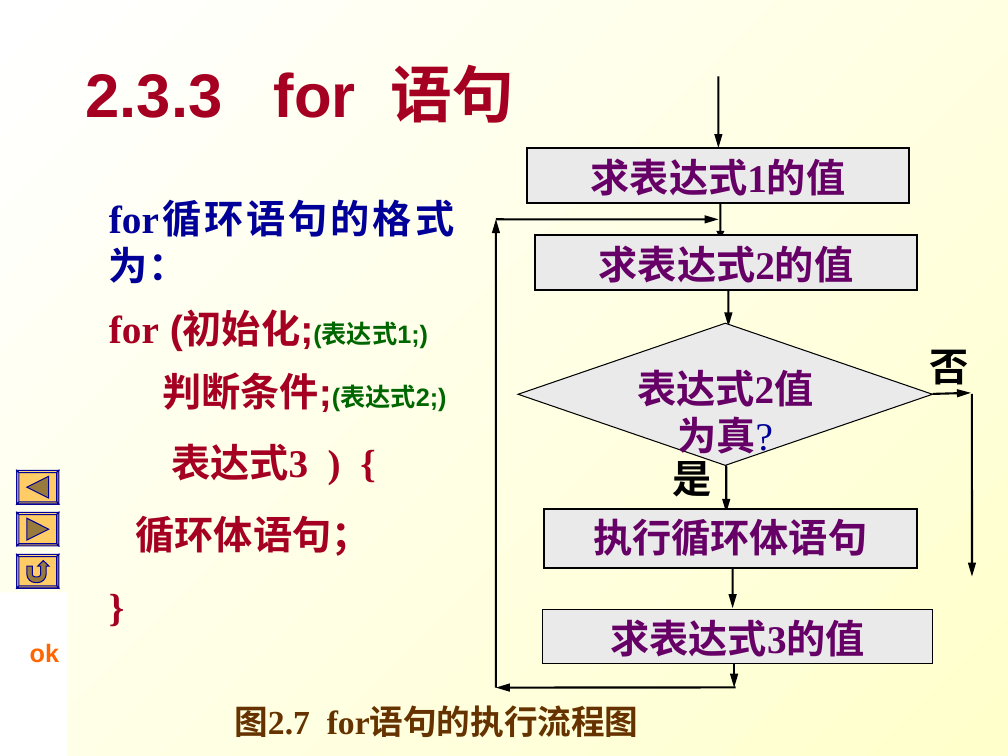
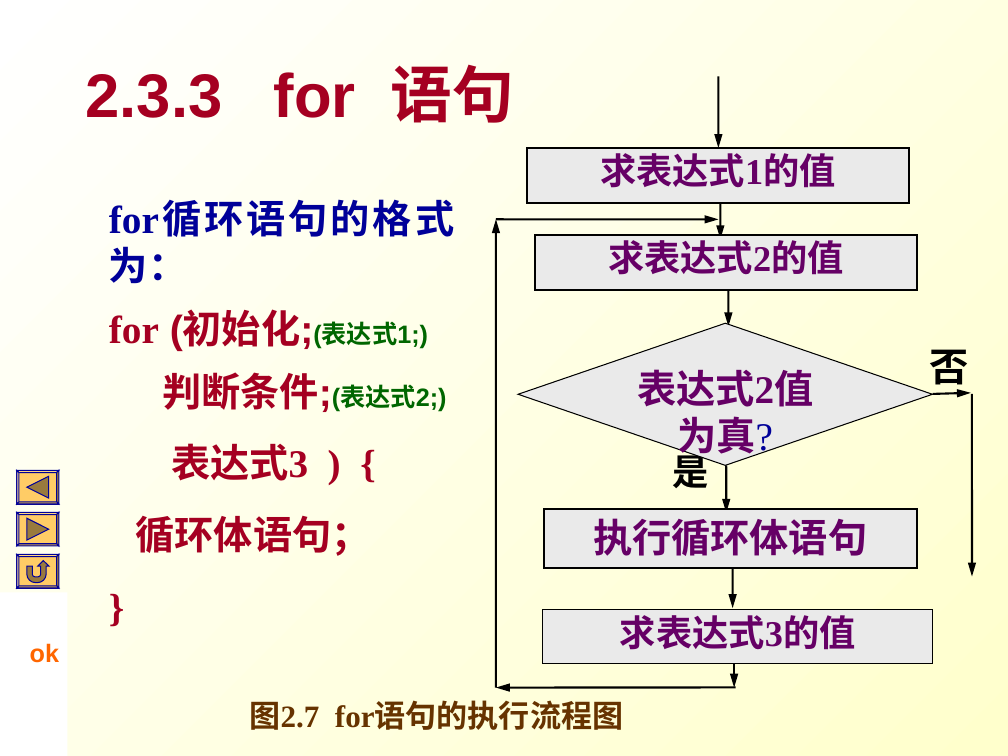
Before and after one commit to Changhe160/Changhe160.github.io, a slide deck: slide 28 of teachingRes/Cplusplus/unit02控制结构.ppt. Drawn at 1008x756 pixels with LibreOffice and Linux fonts; fonts in the diff are those of the drawing. Boxes give left, top, right and bottom in pixels: in the first picture for what was removed or moved away, otherwise in the second. Text is boxed around its words. In the diff, an @@ line names an element or a change of style, - is before the commit and + after.

```diff
--- a/teachingRes/Cplusplus/unit02控制结构.ppt
+++ b/teachingRes/Cplusplus/unit02控制结构.ppt
@@ size 28 to 25.9 pt; line spacing 1 to 0.9 in 4 elements at [673, 449, 709, 496], [527, 148, 908, 203], [535, 235, 916, 289], [543, 610, 932, 664] @@
@@ text "图2.7 for语句的执行流程图" at [250, 701, 623, 730]: size 24 to 22.2 pt; line spacing 1 to 0.9 @@
```
Also in this commit, not shown: 22 other slides changed.
